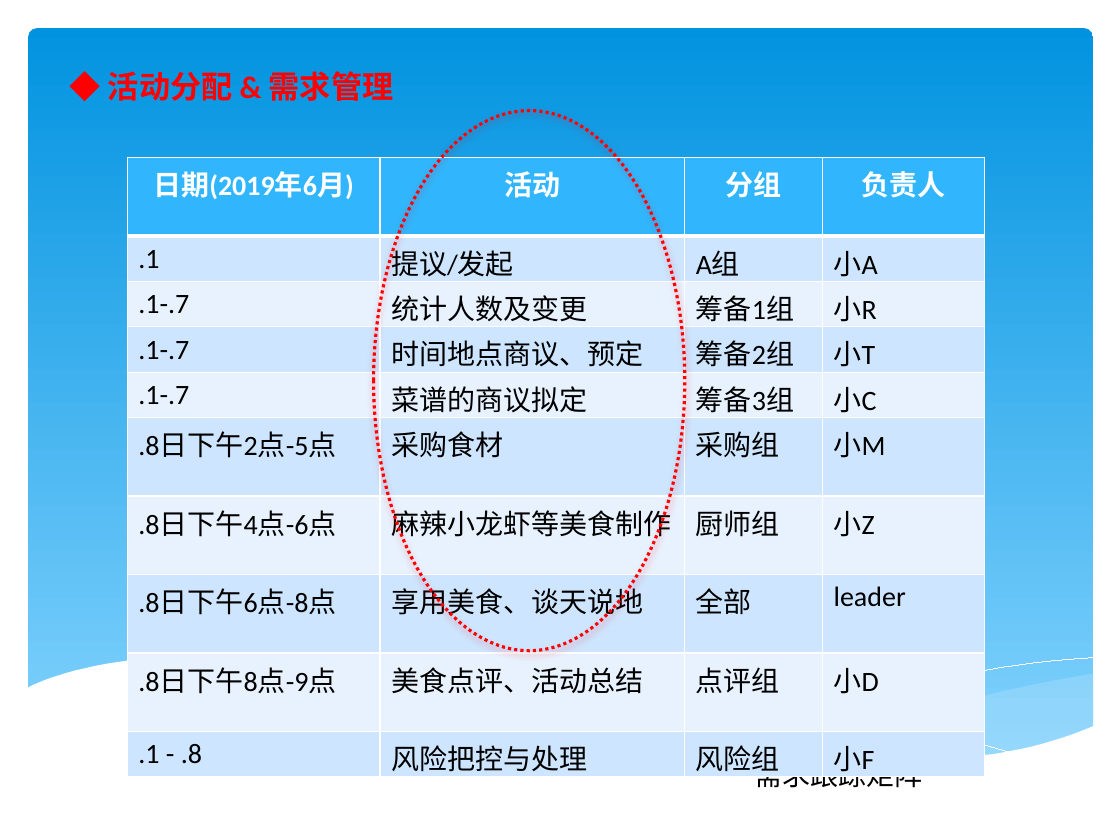
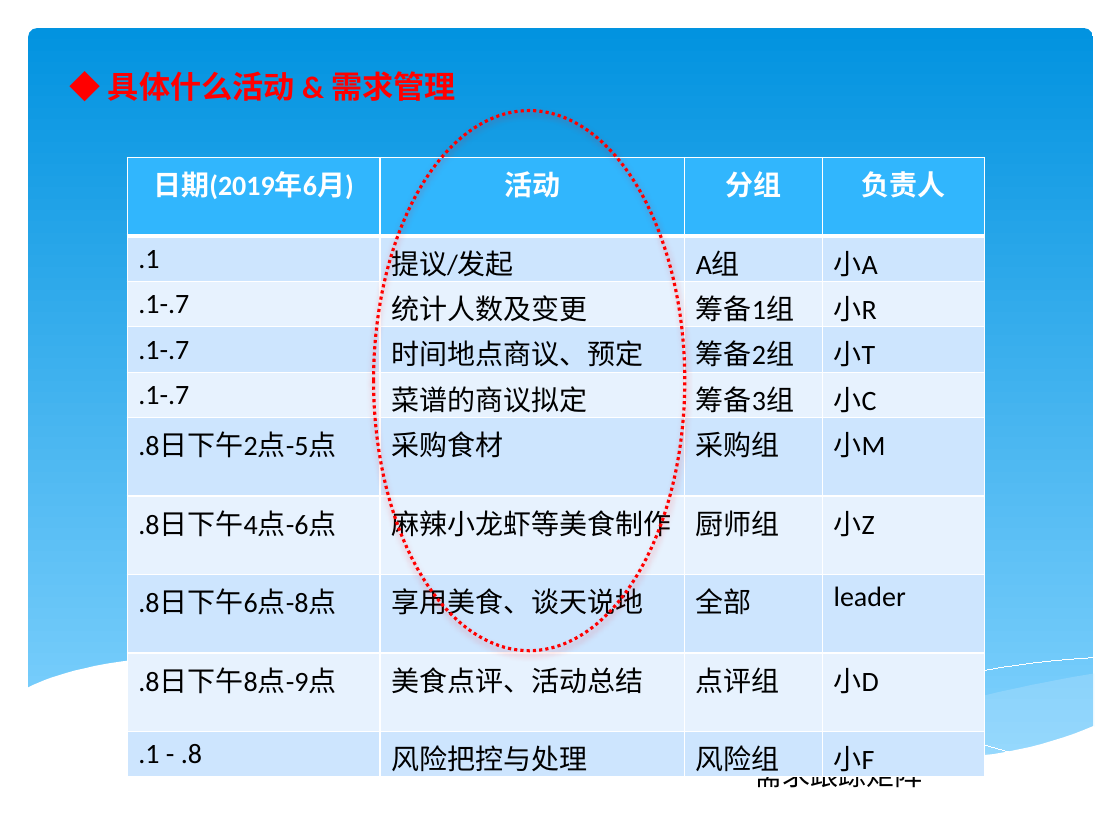
Before and after one commit to itwyhuaing/ProjectM, a slide deck: slide 5 of HaiNaBian_PM知识分享/PPT/Last/PPT_V6.pptx. Drawn at 1120x840 pixels with LibreOffice and Linux fonts; fonts in the diff are those of the drawing. Boxes give left, top, right and bottom in pixels: in the first picture for what was removed or moved away, otherwise in the second. Text is boxed around its words. In the diff, an @@ line names an element or a change of style, - is before the commit and + after.

```diff
--- a/HaiNaBian_PM知识分享/PPT/Last/PPT_V6.pptx
+++ b/HaiNaBian_PM知识分享/PPT/Last/PPT_V6.pptx
@@ text at (108,71,456,101): text changed @@
-◆ 活动分配 & 需求管理
+◆ 具体什么活动 & 需求管理
```
Also in this commit, not shown: 3 other slides changed.
